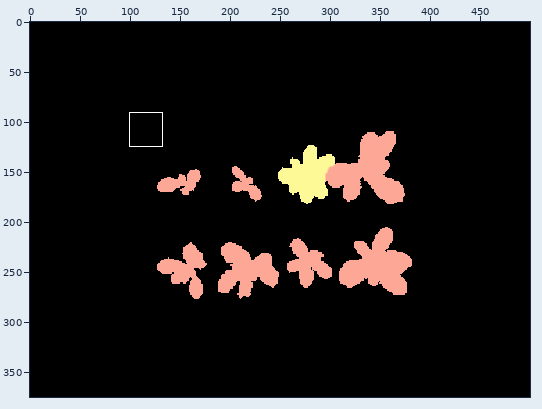
Edited in one commit: sprite sheet (test/Annotations/video1/00000.png). Above, an overview of the earlier version with the close-up marked.
Close-up. Earlier state:
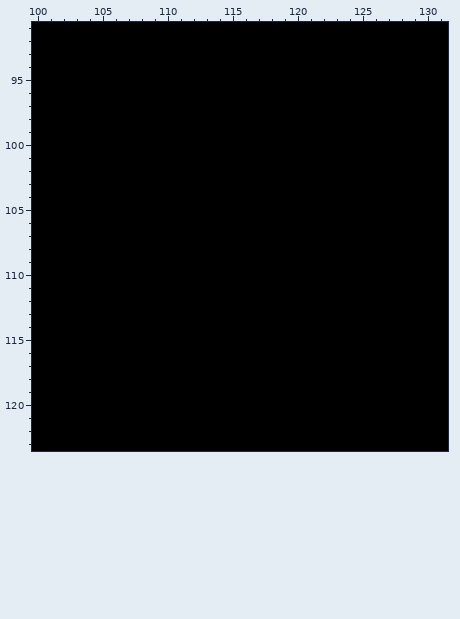
The file is 500x375 pixels. Colours within 5 levels of each other are drawn and written as one. Shown: x 100..131, y 91..123. The commit also changed other parts of the picture, which this record leaves out.
Once edited:
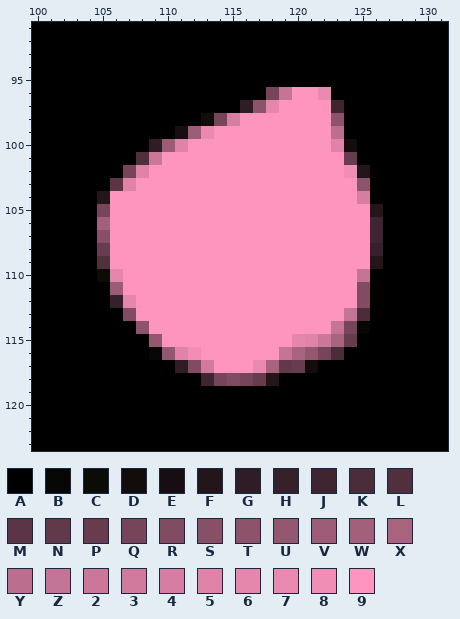
Palette (. is transparent): A #000000  B #060604  C #0c0c07  D #120d0b  E #180e12  F #24151b  G #301c24  H #362029  J #3f2530  K #4b2c39  L #51303d  M #5b3545  N #613949  P #673c4e  Q #764559  R #814c62  S #875066  T #8d536b  U #93576f  V #9c5c76  W #a2607b  X #a8637f  Y #bb6e8d  Z #c47494  2 #ca7799  3 #d07b9d  4 #d67ea2  5 #df83a8  6 #e587ad  7 #eb8ab1  8 #f18eb6  9 #fd95bf
What changed:
y 96: x 118..122 AAAAA -> QZ997
y 97: x 116..123 AAAAAAAA -> GT69999J
y 98: x 113..123 AAAAAAAAAAA -> DQ49999999T
y 99: x 111..123 AAAAAAAAAAAAA -> EV7999999999Y
y 100: x 109..124 AAAAAAAAAAAAAAAA -> GV5999999999995D
y 101: x 108..124 AAAAAAAAAAAAAAAAA -> L299999999999999P
y 102: x 107..125 AAAAAAAAAAAAAAAAAAA -> Q59999999999999998F
y 103: x 106..125 AAAAAAAAAAAAAAAAAAAA -> M599999999999999999T
y 104: x 105..125 AAAAAAAAAAAAAAAAAAAAA -> F99999999999999999994
y 105: x 105..126 AAAAAAAAAAAAAAAAAAAAAA -> Q99999999999999999999F
y 106: x 105..126 AAAAAAAAAAAAAAAAAAAAAA -> W99999999999999999999J
y 107: x 105..126 AAAAAAAAAAAAAAAAAAAAAA -> S99999999999999999999J
y 108: x 105..126 AAAAAAAAAAAAAAAAAAAAAA -> P99999999999999999999H
y 109: x 105..126 AAAAAAAAAAAAAAAAAAAAAA -> L99999999999999999999F
y 110: x 105..125 AAAAAAAAAAAAAAAAAAAAA -> C6999999999999999999Z
y 111: x 106..125 AAAAAAAAAAAAAAAAAAAA -> V999999999999999999R
y 112: x 106..125 AAAAAAAAAAAAAAAAAAAA -> H699999999999999999R
y 113: x 107..125 AAAAAAAAAAAAAAAAAAA -> R9999999999999999ZK
y 114: x 108..125 AAAAAAAAAAAAAAAAAA -> T99999999999999ZQB
y 115: x 109..124 AAAAAAAAAAAAAAAA -> U9999999999652XP
y 116: x 109..123 AAAAAAAAAAAAAAA -> BU58999999ZXUQK
y 117: x 111..121 AAAAAAAAAAA -> GR39997XNPD
y 118: x 113..118 AAAAAA -> JQRQPF
Changed places in both close-ups, as pixel boxes (x1, y1, x2, y2):
changed: (97, 87, 383, 386)
